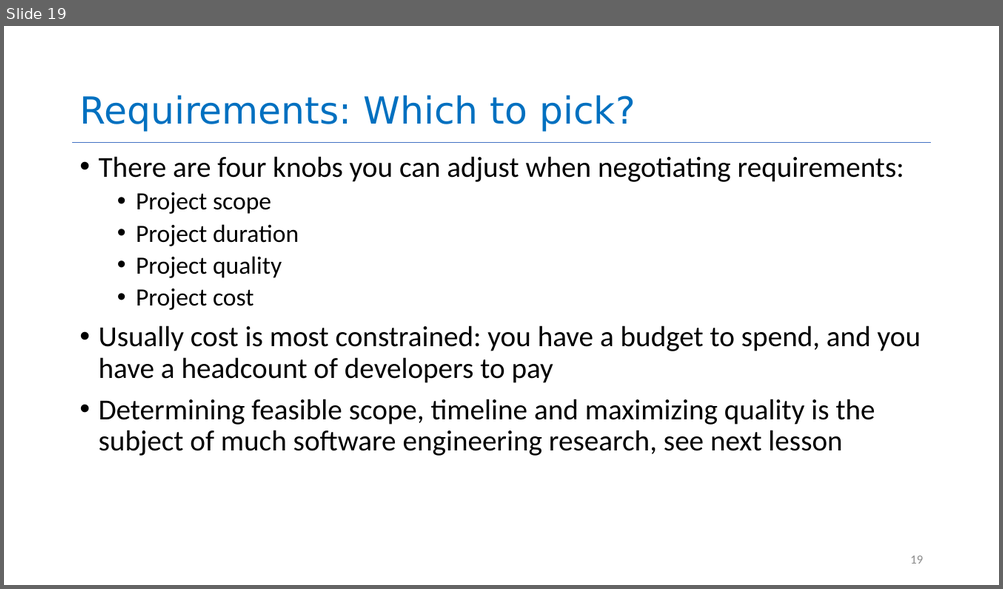
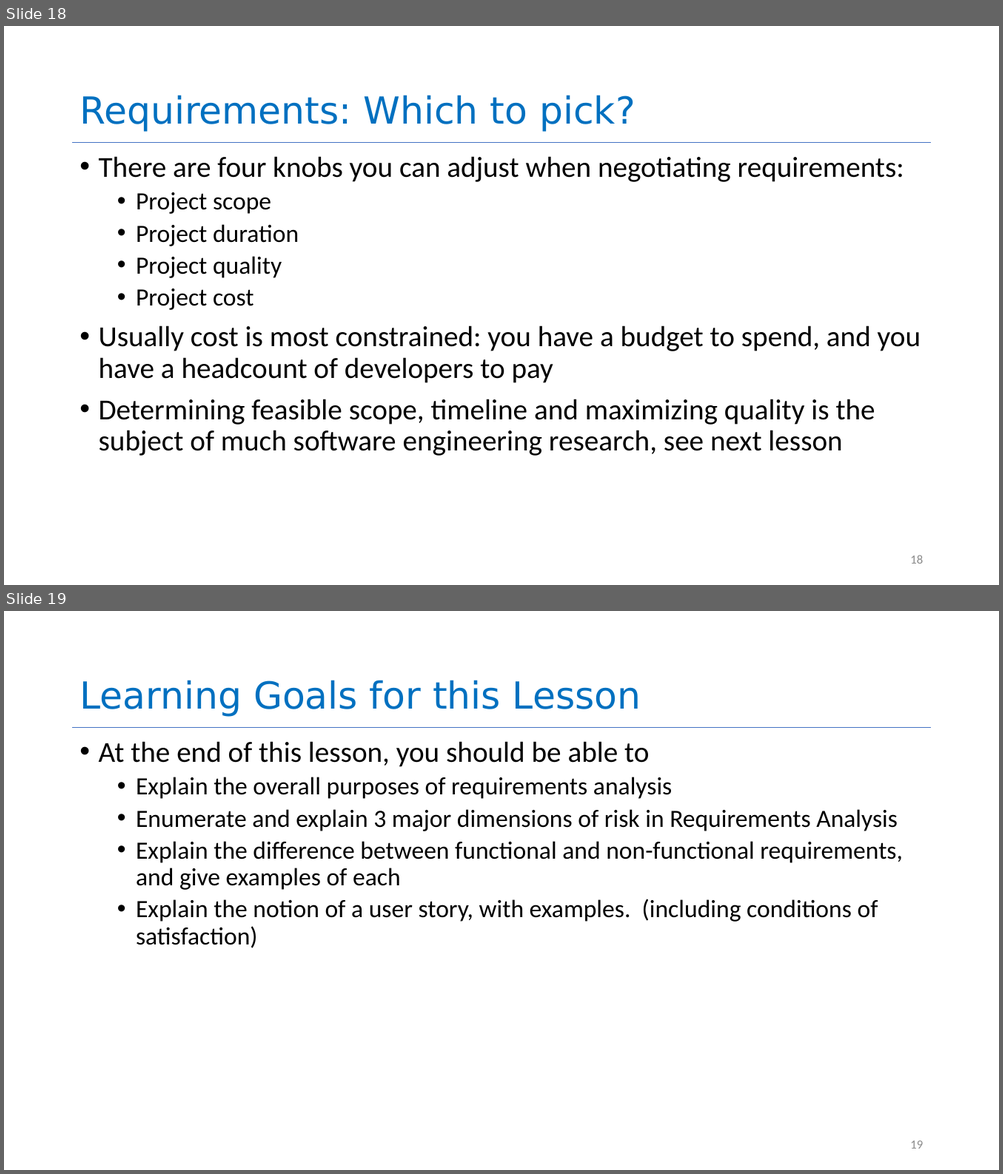
Before and after one commit to neu-se/CS4530-Spring-2022, a slide deck: Slides/Lesson 3.1 Requirements Gathering.pptx. Shown one above the other, each under a label of ours: slide 19 before the commit, slides 18 and 19 after it. The pictures are 1003x589 and 1003x1174 pixels, drawn with LibreOffice and Linux fonts; fonts in the diff are those of the drawing. Boxes give left, top, right and bottom in pixels: in the first picture for what was removed or moved away, otherwise in the second. Text is boxed around its words. In the diff, an @@ line names an element or a change of style, - is before the commit and + after.

```diff
--- a/Slides/Lesson 3.1 Requirements Gathering.pptx
+++ b/Slides/Lesson 3.1 Requirements Gathering.pptx
@@ slide 19 added at box(4, 611, 999, 1170), background #FFFFFF; not listed: 1 template element that a slide beside it also shows @@
@@ title added at box(79, 680, 640, 717), 36 pt, text #0070C0 @@
+Learning Goals for this Lesson
@@ text added at box(99, 741, 902, 948), 24 pt, text #000000 @@
+• At the end of this lesson, you should be able to
+  • Explain the overall purposes of requirements analysis
+  • Enumerate and explain 3 major dimensions of risk in Requirements Analysis
+  • Explain the difference between functional and non-functional requirements, and give examples of each
+  • Explain the notion of a user story, with examples. (including conditions of satisfaction)
@@ page number added at box(910, 1141, 922, 1149), 12 pt, text #8C8C8C @@
+19
@@ what was slide 19 is now slide 18 @@
@@ page number at box(910, 555, 922, 564): text changed @@
-19
+18
```
Also in this commit, not shown: 8 slides changed, 1 slide removed.
